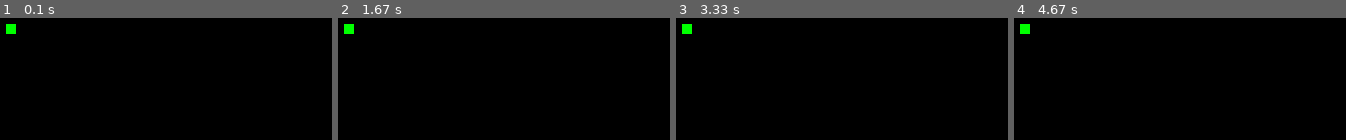
Above: before the commit, frames 1-4 (left to right).
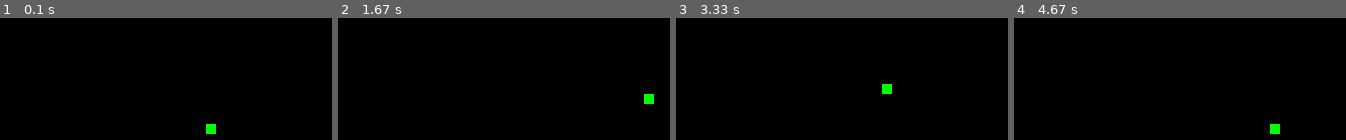
Above: after the commit, the same moments.

Repository: linuxing3/pygame-tutorial
Game: pygame game, started from lesson2-snake/step3.py
The game is run twice, just before and just after one commit, with the same random seed, the same clock (stepped at 60 frames per second) and the same inputs.
Inputs:
- Up to frame 1 (0.1 s): no input
- Up to frame 2 (1.67 s): hold Right 0.33-0.8 s; hold Up 0.83-1.13 s; hold Right 1.17-1.63 s
- Up to frame 3 (3.33 s): hold Left 1.67-2.2 s; hold Down 2.23-2.53 s; hold Left 2.57-2.97 s; hold Up from 3 s (still down)
- Up to frame 4 (4.67 s): release Up at 3.37 s; hold Right 3.4-4.03 s; hold Down 4.07-4.43 s; hold Left from 4.47 s (still down)

The runs differ from the first frame. In frame 1, 0.5% of the frame differs, in the area x 1-66%, y 4-96%; in frame 2, 0.5%; in frame 3, 0.5%; in frame 4, 0.5%.

Commit message:
adde examples

Diff:
--- a/lesson1-start/draw_circle_sprite_enemy.py
+++ b/lesson1-start/draw_circle_sprite_enemy.py
@@ -23,7 +23,7 @@
 class Player(pygame.sprite.Sprite):
     def __init__(self):
         super(Player, self).__init__()
-        self.surf = pygame.image.load("spr_missile.png").convert()
+        self.surf = pygame.image.load("resources/images/spr_missile.png").convert()
         self.surf.set_colorkey((255, 255, 255), RLEACCEL)
         self.rect = self.surf.get_rect()
 
@@ -54,7 +54,7 @@
 class Enemy(pygame.sprite.Sprite):
     def __init__(self):
         super(Enemy, self).__init__()
-        self.surf = pygame.image.load("spr_missile_half.png").convert()
+        self.surf = pygame.image.load("resources/images/spr_missile_half.png").convert()
         self.surf.set_colorkey((255, 255, 255), RLEACCEL)
         self.rect = self.surf.get_rect(
             center=(
@@ -78,7 +78,7 @@
 
     def __init__(self):
         super(Cloud, self).__init__()
-        self.surf = pygame.image.load("cloud_scene.png").convert()
+        self.surf = pygame.image.load("resources/images/cloud_scene.png").convert()
         self.surf.set_colorkey((0, 0, 0), RLEACCEL)
         # The starting position is randomly generated
         self.rect = self.surf.get_rect(
@@ -134,9 +134,9 @@
 
 # Load all sound files
 # Sound sources: Jon Fincher
-move_up_sound = pygame.mixer.Sound("qubodup-crash.ogg")
-move_down_sound = pygame.mixer.Sound("qubodup-crash.ogg")
-collision_sound = pygame.mixer.Sound("qubodup-crash.ogg")
+move_up_sound = pygame.mixer.Sound("resources/audio/qubodup-crash.ogg")
+move_down_sound = pygame.mixer.Sound("resources/audio/qubodup-crash.ogg")
+collision_sound = pygame.mixer.Sound("resources/audio/qubodup-crash.ogg")
 
 # Variable to keep the main loop running
 running = True
@@ -190,7 +190,7 @@
         screen.blit(entity.surf, entity.rect)
 
     # Check if any enemies have collided with the player
-    if pygame.sprite.spritecollideany(player, enemies, lambda player: print(player.id)):
+    if pygame.sprite.spritecollideany(player, enemies):
         # If so, then remove the player and stop the loop
         # Stop any moving sounds and play the collision sound
         move_up_sound.stop()
--- /dev/null
+++ b/lesson1-start/draw_line.py
@@ -0,0 +1,29 @@
+# Simple pygame program
+
+# Import and initialize the pygame library
+import pygame
+pygame.init()
+
+# Set up the drawing window
+screen = pygame.display.set_mode([500, 500])
+
+# Run until the user asks to quit
+running = True
+while running:
+
+    # Did the user click the window close button?
+    for event in pygame.event.get():
+        if event.type == pygame.QUIT:
+            running = False
+
+    # Fill the background with white
+    screen.fill((255, 255, 255))
+
+    # Draw a solid blue circle in the center
+    pygame.draw.line(screen, (0, 0, 255), (100, 100), (100, 300), 2)
+
+    # Flip the display
+    pygame.display.flip()
+
+# Done! Time to quit.
+pygame.quit()
--- /dev/null
+++ b/lesson1-start/move_circle.py
@@ -0,0 +1,50 @@
+# Simple pygame program
+
+# Import and initialize the pygame library
+import pygame
+import random
+
+pygame.init()
+
+# Set up the drawing window
+screen = pygame.display.set_mode([500, 500])
+
+ADDCIRCLE = pygame.USEREVENT + 1
+pygame.time.set_timer(ADDCIRCLE, 500)
+
+circle_list = []
+
+# Run until the user asks to quit
+running = True
+while running:
+
+    # Did the user click the window close button?
+    for event in pygame.event.get():
+        if event.type == pygame.QUIT:
+            running = False
+        elif event.type == ADDCIRCLE:
+            startx = random.randint(100, 400)
+            starty = random.randint(100, 400)
+            size = random.randint(25, 75)
+            color = (random.randint(1, 255), random.randint(1, 255), random.randint(1, 255))
+            circle_list.append([(startx, starty), size, color ])
+
+    # Fill the background with white
+    screen.fill((255, 255, 255))
+
+    for circle in circle_list:
+        # Draw a solid blue circle in the center
+        c = pygame.draw.circle(screen, circle[2], circle[0], circle[1])
+
+        pygame.time.delay(200)
+        c.move(100 * random.randint(-5 , 5), 100 * random.randint(-5, 5))
+
+        pygame.time.delay(200)
+        c.inflate(random.randint(20, 80), random.randint(20, 80))
+
+
+    # Flip the display
+    pygame.display.flip()
+
+# Done! Time to quit.
+pygame.quit()
--- /dev/null
+++ b/lesson1-start/move_line.py
@@ -0,0 +1,48 @@
+# Simple pygame program
+
+# Import and initialize the pygame library
+import pygame
+import random
+pygame.init()
+
+# Set up the drawing window
+screen = pygame.display.set_mode([500, 500])
+
+# [[(1, 1), (30, 30)], []]
+lines = []
+direction = 1
+# Create a custom event for adding a new line
+ADDENEMY = pygame.USEREVENT + 1
+pygame.time.set_timer(ADDENEMY, 250)
+
+# Run until the user asks to quit
+running = True
+while running:
+
+    # Did the user click the window close button?
+    for event in pygame.event.get():
+        if event.type == pygame.QUIT:
+            running = False
+        elif event.type == ADDENEMY:
+            direction = random.randint(-2, 2)
+
+
+    # Fill the background with white
+    screen.fill((255, 255, 255))
+
+    startx = random.randint(100, 400)
+    starty = random.randint(100, 400)
+
+    endx =  startx + direction * 100
+    endy = starty + direction * 100
+
+    lines.append([])
+
+    for line in lines:
+        pygame.draw.line(screen, (0, 0, 255), (startx, starty), (endx, endy), 2)
+
+    # Flip the display
+    pygame.display.flip()
+
+# Done! Time to quit.
+pygame.quit()
--- a/lesson2-snake/step3.py
+++ b/lesson2-snake/step3.py
@@ -29,24 +29,21 @@
 score_font = pygame.font.SysFont("comicsansms", 35)
 
 #  画出蛇身体
-# snake_list = [[100, 100], [ 100, 102 ], [ 100, 103 ]]
-# def draw_our_snake(snake_block, snake_list):
-#     for block in snake_list:
-#         pygame.draw.rect(dis, green, [block[0], block[1], snake_block, snake_block])
 def draw_our_snake(snake_block, snake_list):
-    block = [100, 100]
-    pygame.draw.rect(dis, green, [block[0], block[1], snake_block, snake_block])
+    for block in snake_list:
+        # block = [100, 100]
+        pygame.draw.rect(dis, green, [block[0], block[1], snake_block, snake_block])
 
 #  启动
 def gameLoop():
     game_over = False
     game_close = False
     # #  开始位置在屏幕中央
-    # x1 = dis_width / 2
-    # y1 = dis_height / 2
+    x1 = dis_width / 2
+    y1 = dis_height / 2
     # # 记录位置的更改
-    # x1_change = 0
-    # y1_change = 0
+    x1_change = 0
+    y1_change = 0
 
     snake_List = []
     Length_of_snake = 1
@@ -89,21 +86,21 @@
         # --------------------key event --------------------------------------
         #
 
-        # 计算将要移动到的位置
-        # x1 += x1_change
-        # y1 += y1_change
+        # 计算将要移动到的位置 key left will cuase x1 = 300 - 10 = 290
+        x1 = x1 + x1_change
+        y1 = y1 + y1_change
 
         dis.fill(black)
 
         # # 生成一个蛇头
-        # snake_Head = []
-        # snake_Head.append(x1)
-        # snake_Head.append(y1)
-        # snake_List.append(snake_Head)
+        snake_Head = []
+        snake_Head.append(x1)
+        snake_Head.append(y1)
+        snake_List.append(snake_Head)
 
         # # 去掉第一个元素
-        # if len(snake_List) > Length_of_snake:
-        #     del snake_List[0]
+        if len(snake_List) > Length_of_snake:
+            del snake_List[0]
 
         # 画出蛇身体
         draw_our_snake(snake_block, snake_List)
--- a/lesson2-snake/step4.py
+++ b/lesson2-snake/step4.py
@@ -138,6 +138,7 @@
         if x1 == foodx and y1 == foody:
             foodx = round(random.randrange(0, dis_width - snake_block) / 10.0) * 10.0
             foody = round(random.randrange(0, dis_height - snake_block) / 10.0) * 10.0
+            # 蛇身的长度增加
             Length_of_snake += 1
 
         clock.tick(snake_speed)
--- a/lesson4-mouse/beat_mouse.py
+++ b/lesson4-mouse/beat_mouse.py
@@ -27,7 +27,7 @@
 times = 0  # 地鼠跳出的次数
 times_max = 10  # 最多次数
 tick_max = 30  # 地鼠每次跳多少帧
-map = pygame.image.load('fugu.png')  # ！！读取图片
+map = pygame.image.load('resources/images/fugu.png')  # ！！读取图片
 
 while 1:
     for event in pygame.event.get():
